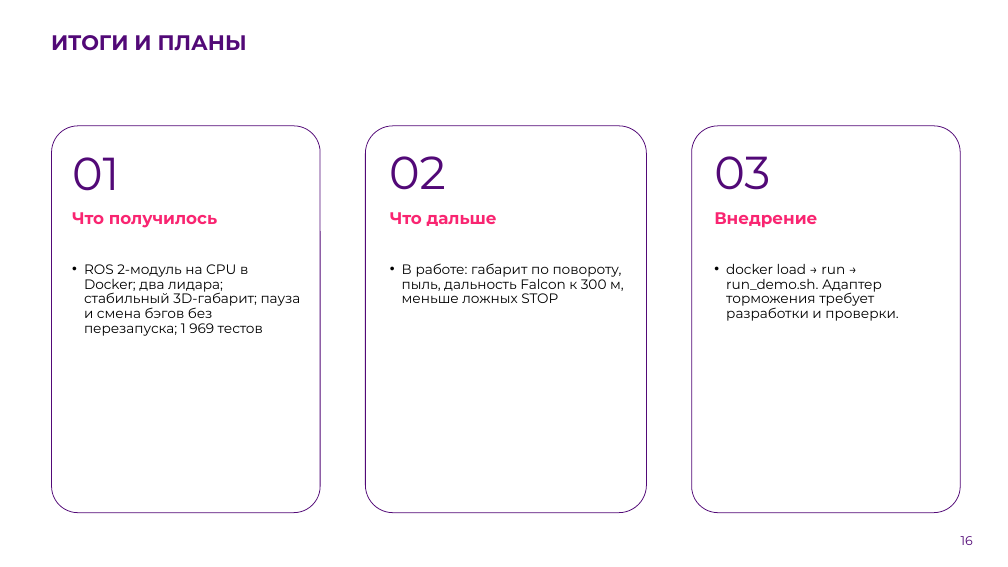
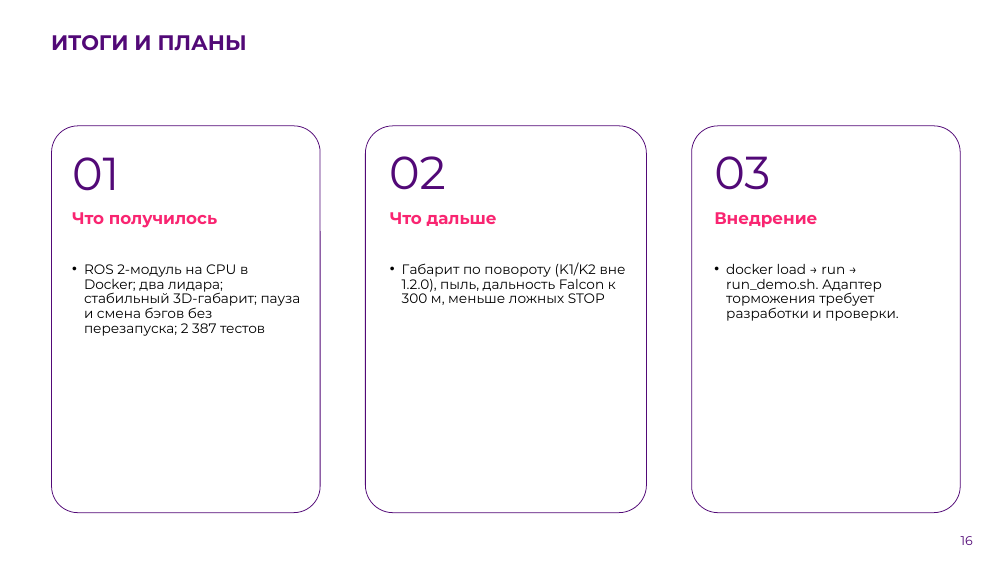
Before and after one commit to pmixay/ReSense, a slide deck: slide 16 of docs/presentation/ReSense_LCT2026.pptx. Drawn at 1008x567 pixels with LibreOffice and Linux fonts; fonts in the diff are those of the drawing; background and template pictures are left out. Boxes give left, top, right and bottom in pixels: in the first picture for what was removed or moved away, otherwise in the second. Text is boxed around its words. In the diff, an @@ line names an element or a change of style, - is before the commit and + after.

```diff
--- a/docs/presentation/ReSense_LCT2026.pptx
+++ b/docs/presentation/ReSense_LCT2026.pptx
@@ text at <box>84,264,301,336</box>: text changed @@
-• ROS 2-модуль на CPU в Docker; два лидара; стабильный 3D-габарит; пауза и смена бэгов без перезапуска; 1 969 тестов
+• ROS 2-модуль на CPU в Docker; два лидара; стабильный 3D-габарит; пауза и смена бэгов без перезапуска; 2 387 тестов
@@ text at <box>402,262,626,305</box>: text changed @@
-• В работе: габарит по повороту, пыль, дальность Falcon к 300 м, меньше ложных STOP
+• Габарит по повороту (K1/K2 вне 1.2.0), пыль, дальность Falcon к 300 м, меньше ложных STOP
```
Also in this commit, not shown: 9 other slides changed, 8 other files.
